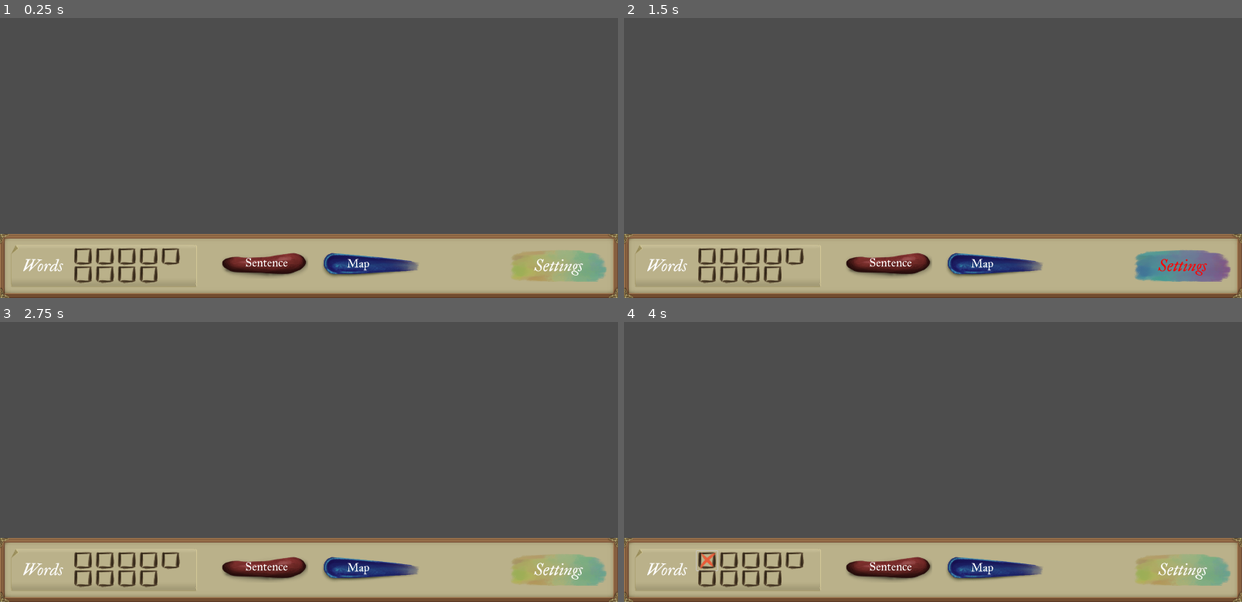
Above: before the commit, frames 1-4 (two rows, left to right).
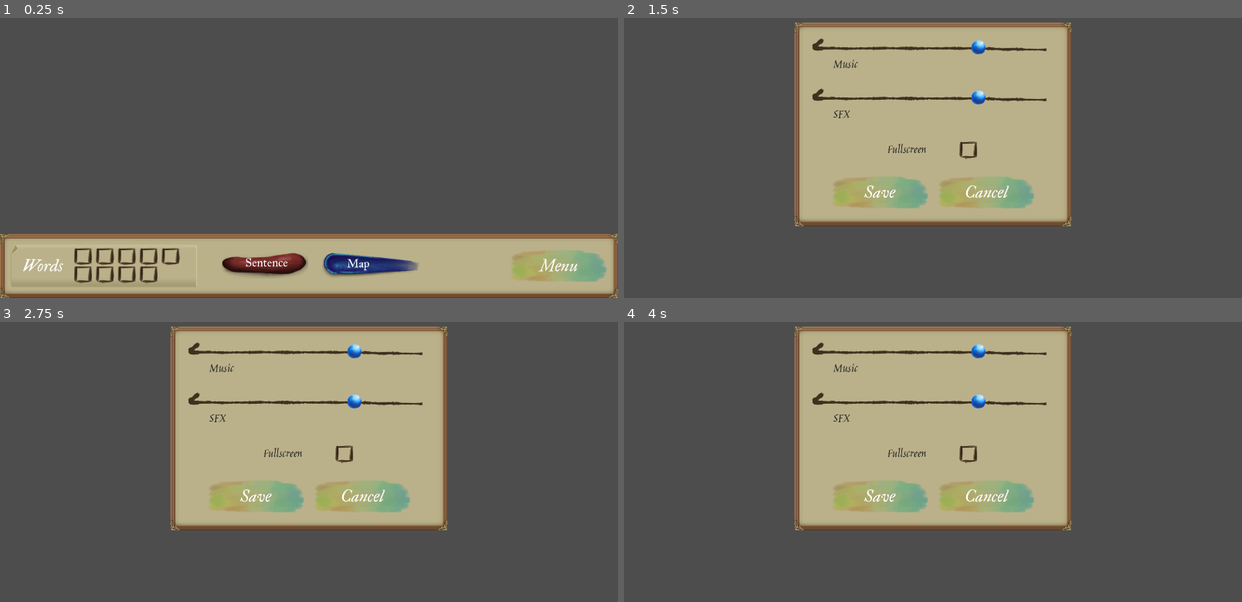
Above: after the commit, the same moments.

Repository: 100-Devs-1-Game/TheFullPicture
Game: Godot game, scene res://ui/game_panel/game_panel.tscn
The game is run twice, just before and just after one commit, with the same random seed, the same clock (stepped at 60 frames per second) and the same inputs. This scene is started directly instead of the project's main scene.
Inputs (mouse positions are in pixels of both pictures, inside the frame that each line leads up to):
- Up to frame 1 (0.25 s): no input
- Up to frame 2 (1.5 s): click (1180, 267) at 0.5 s, where only the run before the commit has a clickable "Settings"; click "Settings" at 1.25 s
- Up to frame 3 (2.75 s): click (309, 380) at 2 s, where only the run after the commit has a clickable "Start"
- Up to frame 4 (4 s): click (933, 380) at 2.75 s, where only the run after the commit has a clickable "Start"; click (704, 560) at 3.52 s

The runs differ from the first frame. In frame 1, 0.2% of the frame differs, in the area x 86-95%, y 85-93%; in frame 2, 55%; in frame 3, 55%; in frame 4, 55%, in the area x 0-100%, y 1-100%.

Commit message:
Back to menu button

Diff:
--- a/src/ui/game_panel/game_panel.gd
+++ b/src/ui/game_panel/game_panel.gd
@@ -22,10 +22,6 @@
 		checkbox_grid.add_child(child)
 
 
-func _on_settings_button_pressed() -> void:
-	pass # Replace with function body.
-
-
 func _on_sentence_button_toggled(toggled_on: bool) -> void:
 	if toggled_on:
 		SceneLoader.goto_sentence_builder()
@@ -34,3 +30,7 @@
 func _on_map_button_toggled(toggled_on: bool) -> void:
 	if toggled_on:
 		SceneLoader.goto_map()
+
+
+func _on_menu_button_pressed() -> void:
+	SceneLoader.goto_main_menu()
--- a/src/ui/game_panel/game_panel.tscn
+++ b/src/ui/game_panel/game_panel.tscn
@@ -15,6 +15,11 @@
 [ext_resource type="LabelSettings" uid="uid://cs244uqvx6x8d" path="res://ui/game_panel/toggle_label_settings.tres" id="10_wgcdy"]
 
 [sub_resource type="LabelSettings" id="LabelSettings_ng428"]
+font = ExtResource("4_ifxwd")
+font_size = 50
+
+[sub_resource type="LabelSettings" id="LabelSettings_1fep8"]
+resource_local_to_scene = true
 font = ExtResource("4_ifxwd")
 font_size = 50
 
@@ -84,13 +89,14 @@
 [node name="CheckBox7" parent="Panel/MarginContainer/Words/MarginContainer/HBoxContainer/Checkbox GridContainer" instance=ExtResource("5_1fep8")]
 layout_mode = 2
 
-[node name="Settings Button" parent="Panel/MarginContainer" instance=ExtResource("2_lxin7")]
+[node name="Menu Button" parent="Panel/MarginContainer" instance=ExtResource("2_lxin7")]
 layout_mode = 2
 size_flags_horizontal = 8
 size_flags_vertical = 4
 
-[node name="Label" parent="Panel/MarginContainer/Settings Button" index="0"]
-text = "Settings"
+[node name="Label" parent="Panel/MarginContainer/Menu Button" index="0"]
+text = "Menu"
+label_settings = SubResource("LabelSettings_1fep8")
 
 [node name="Toggle Buttons" type="HBoxContainer" parent="Panel"]
 layout_mode = 2
@@ -162,8 +168,8 @@
 script = ExtResource("5_lxin7")
 metadata/_custom_type_script = "uid://biajfv665ttlc"
 
-[connection signal="pressed" from="Panel/MarginContainer/Settings Button" to="." method="_on_settings_button_pressed"]
+[connection signal="pressed" from="Panel/MarginContainer/Menu Button" to="." method="_on_menu_button_pressed"]
 [connection signal="toggled" from="Panel/Toggle Buttons/Sentence Button" to="." method="_on_sentence_button_toggled"]
 [connection signal="toggled" from="Panel/Toggle Buttons/Map Button" to="." method="_on_map_button_toggled"]
 
-[editable path="Panel/MarginContainer/Settings Button"]
+[editable path="Panel/MarginContainer/Menu Button"]
Not shown: 1 places in src/ui/game_panel/game_panel.tscn that only renumber resources
